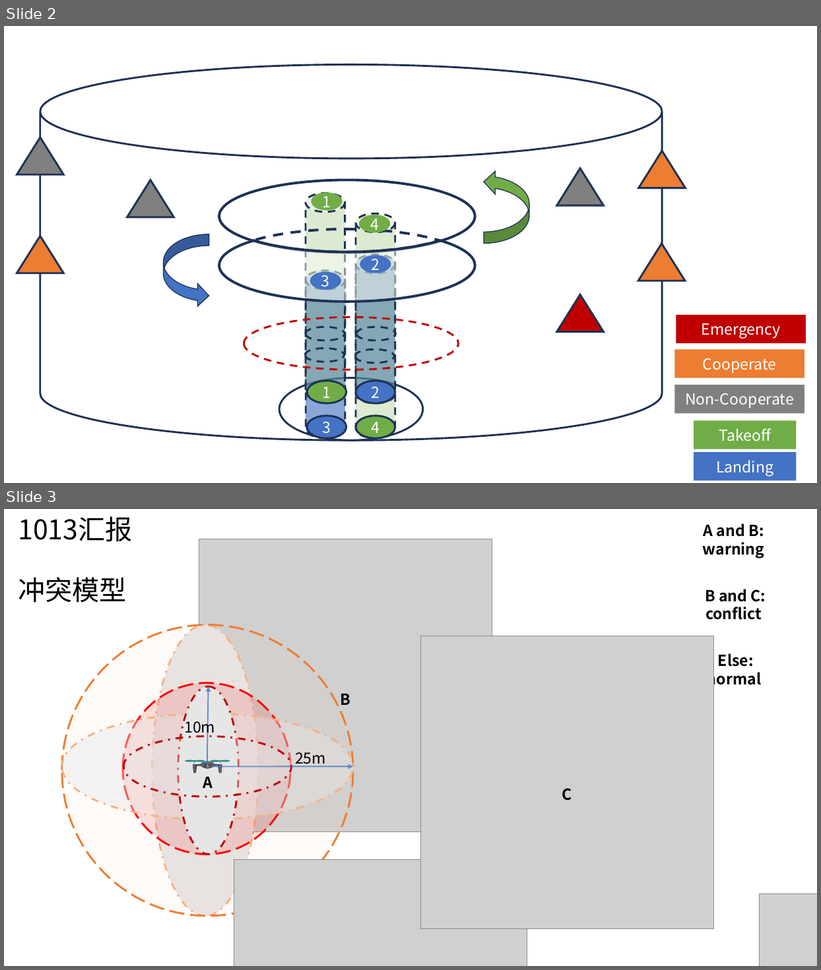
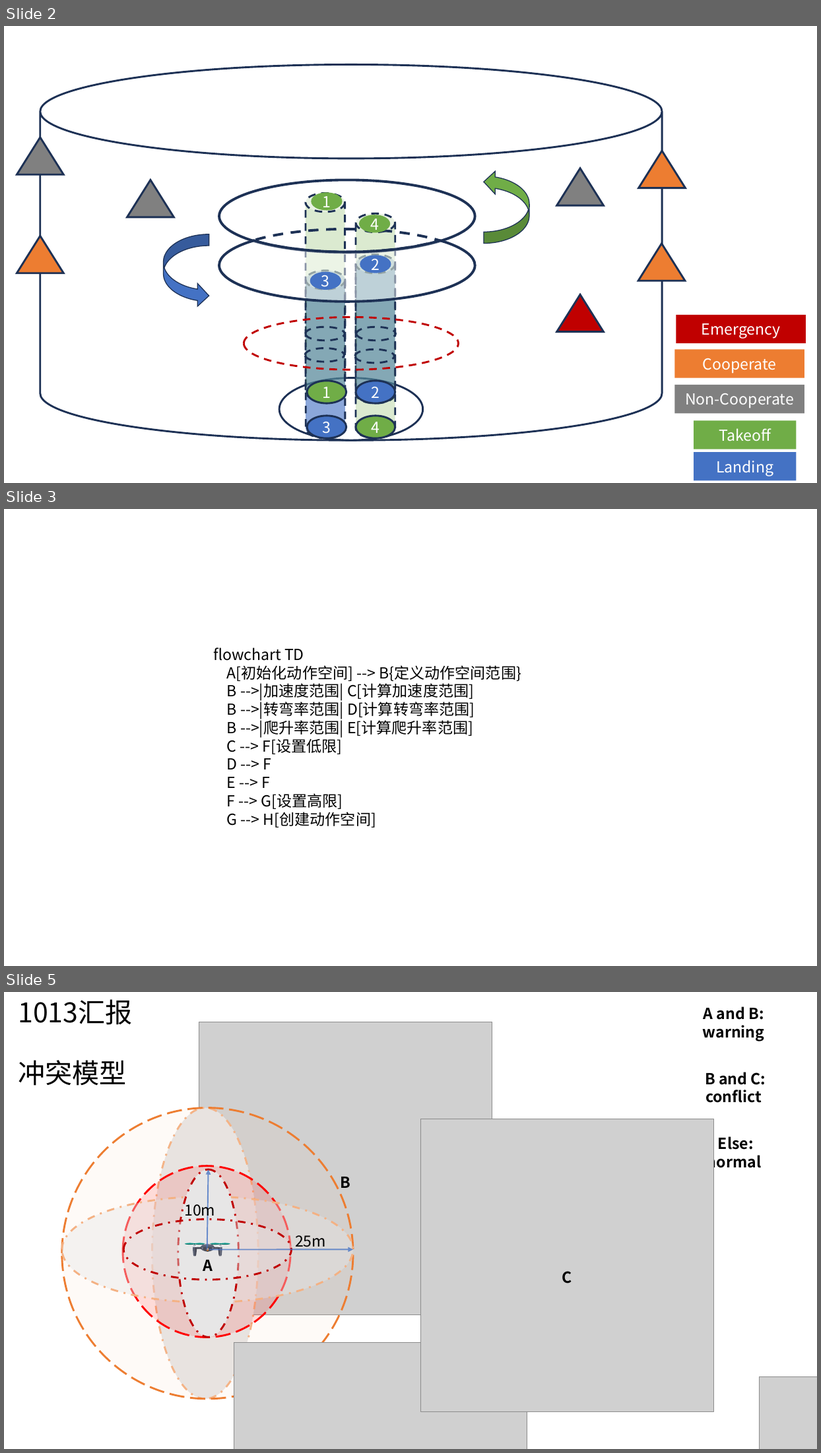
Before and after one commit to Wangjubo888/AAP_article, a slide deck: 汇报/组会汇报.pptx. Shown one above the other, each under a label of ours: slides 2 and 3 before the commit, slides 2, 3 and 5 after it; the slides between them are not shown. The pictures are 821x970 and 821x1453 pixels, drawn with LibreOffice and Linux fonts; fonts in the diff are those of the drawing; grey boxes stand for pictures; background and template pictures are left out. Boxes give left, top, right and bottom in pixels: in the first picture for what was removed or moved away, otherwise in the second. Text is boxed around its words. In the diff, an @@ line names an element or a change of style, - is before the commit and + after.

```diff
--- a/汇报/组会汇报.pptx
+++ b/汇报/组会汇报.pptx
@@ slide 3 added at bbox=[4, 509, 817, 966], background #FFFFFF @@
@@ text added at bbox=[213, 648, 521, 828], 18 pt, text #000000 @@
+flowchart TD
+A[初始化动作空间] --> B{定义动作空间范围}
+B -->|加速度范围| C[计算加速度范围]
+B -->|转弯率范围| D[计算转弯率范围]
+B -->|爬升率范围| E[计算爬升率范围]
+C --> F[设置低限]
+D --> F
+E --> F
+F --> G[设置高限]
+G --> H[创建动作空间]
@@ what was slide 3 is now slide 5 @@
```
Also in this commit, not shown: 2 slides changed, 4 other slides added, 47 other files.
